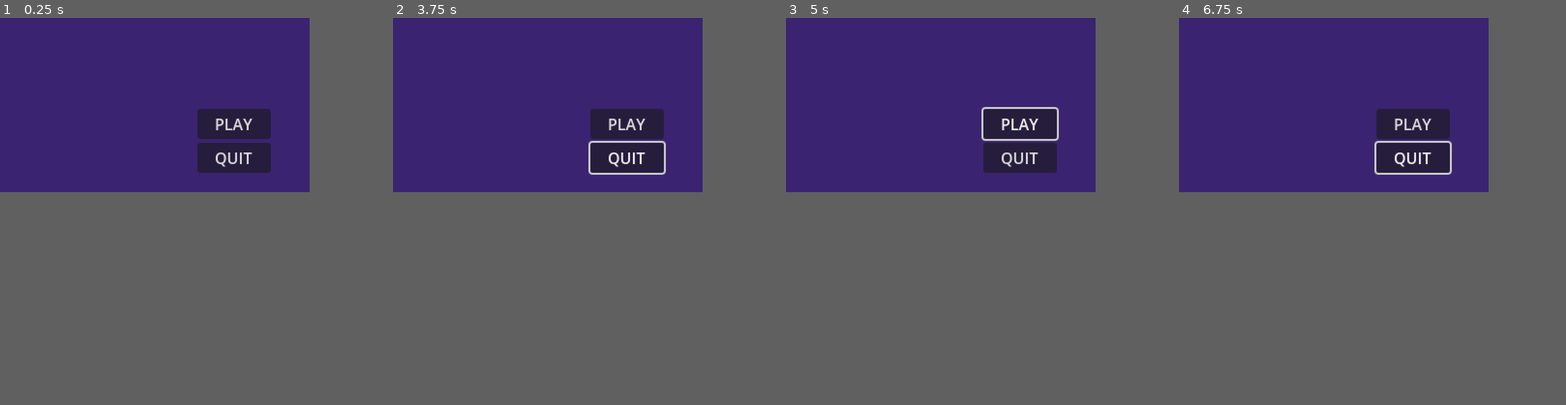
Above: before the commit, frames 1-4 (left to right).
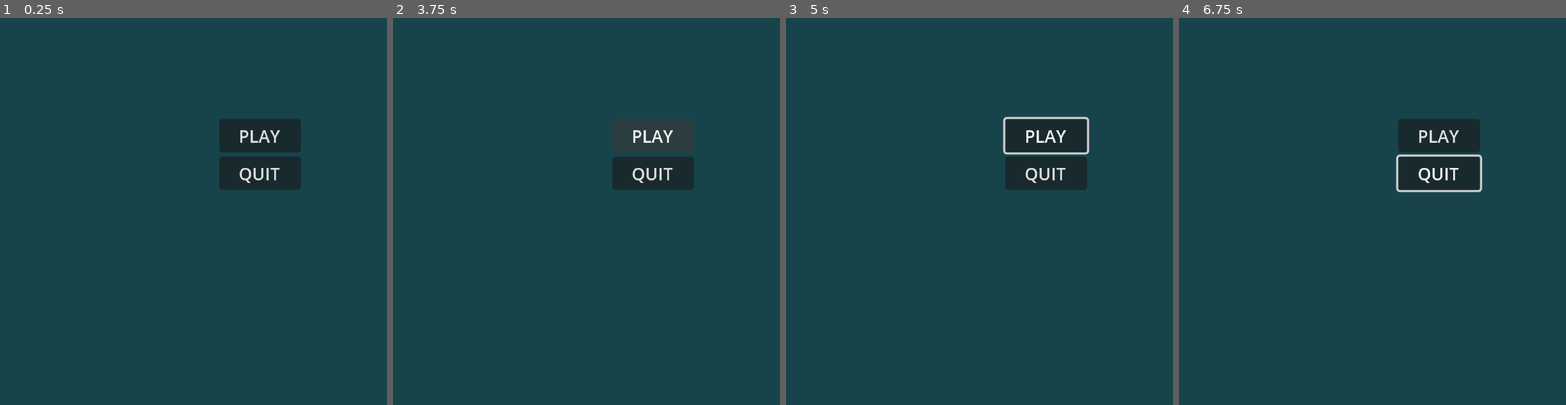
Above: after the commit, the same moments.

Repository: Mugule/LD60
Game: Godot game, scene res://Menu/main_menu.tscn
Two runs of this game, one before a commit and one after it. Both use one fixed random seed, a clock stepped at 60 frames per second and the inputs below.
Inputs (mouse positions are in pixels of both pictures, inside the frame that each line leads up to):
- Up to frame 1 (0.25 s): no input
- Up to frame 2 (3.75 s): click "PLAY" at 0.5 s; click "PLAY" at 1.25 s; tap Enter (ui_accept) at 2, 2.85, 3.02, 3.32 s; move the mouse to (617, 95) at 2.02 s; hold Right (ui_right) 2.03-2.78 s; hold Enter (ui_accept) 2.03-2.78 s; click (617, 95) at 2.1 s; move the mouse to (485, 114) at 2.77 s; hold Down (ui_down) 2.78-3.53 s; click (485, 114) at 3.05 s; move the mouse to (578, 68) at 3.52 s; hold Right (ui_right) from 3.53 s (still down); click (578, 68) at 3.6 s
- Up to frame 3 (5 s): move the mouse to (925, 137) at 4.27 s; release Right (ui_right) at 4.28 s; hold Up (ui_up) from 4.28 s (still down); click (925, 137) at 4.35 s
- Up to frame 4 (6.75 s): tap Enter (ui_accept) at 5, 6.02, 6.32, 6.5 s; move the mouse to (1426, 130) at 5.02 s; release Up (ui_up) at 5.03 s; hold Enter (ui_accept) 5.03-5.78 s; hold Left (ui_left) 5.03-6.53 s; move the mouse to (1240, 79) at 5.77 s; click (1240, 79) at 5.85 s; move the mouse to (1349, 103) at 6.52 s; hold Down (ui_down) from 6.53 s (still down); hold Enter (ui_accept) from 6.53 s (still down); click (1349, 103) at 6.6 s
In our replay, the window is 640x360 before the commit and 800x800 after it. These sizes can differ from the game's own. Grey fills any space a smaller window leaves; there, only what the larger window draws over its background counts as a difference.

The runs differ from the first frame. In frame 1, 35% of the frame differs, in the area x 0-80%, y 0-45%; in frame 2, 36%; in frame 3, 35%; in frame 4, 35%.

Commit message:
breakfast save

Diff:
--- /dev/null
+++ b/Global/morse.gd
@@ -0,0 +1,36 @@
+class_name Morse extends Node
+
+# I put this in Global to be acceded when I want. There is the morse and the
+# setting of the short and space time
+
+@export var short_time : float = 0.1
+@export var space_time : float = 0.7
+
+var letters : Dictionary = {
+	".-" : "A",
+	"-..." : "B",
+	"-.-." : "C",
+	"-.." : "D",
+	"." : "E",
+	"..-." : "F",
+	"--." : "G",
+	"...." : "H",
+	".." : "I",
+	".---" : "J",
+	"-.-" : "K",
+	".-.." : "L",
+	"--" : "M",
+	"-." : "N",
+	"---" : "O",
+	".--.": "P",
+	"--.-": "Q",
+	".-." : "R",
+	"..." : "S",
+	"-" : "T",
+	".._" : "U",
+	"...-" : "V",
+	".--" : "W",
+	"-..-" : "X",
+	"-.--" : "Y",
+	"--.." : "Z"
+	}
--- /dev/null
+++ b/Level/camera_2d.gd
@@ -0,0 +1,45 @@
+extends Camera2D
+
+var mouse_is_pressed : bool = true
+var origin_click : Vector2
+var origin_camera : Vector2
+var camera_speed : float = 254
+var limits : Rect2 = Rect2(-100,-100, 460, 460)
+
+var blocked : bool
+
+# I dont use limit of camera2D because I dont have time to watch tuto for it.
+
+# CAMERA MOVEMENT
+
+func _process(delta):
+	if !blocked :
+		if mouse_is_pressed :
+			var delta_pos : Vector2 = get_viewport().get_mouse_position() - origin_click
+			var p : Vector2 = origin_camera - delta_pos
+			global_position = p.clamp(limits.position, limits.end)
+		else :
+			var direction : Vector2 = Vector2.ZERO
+			if Input.is_action_pressed("ui_up"):
+				direction = Vector2.UP
+			elif Input.is_action_pressed("ui_down"):
+				direction = Vector2.DOWN
+			elif Input.is_action_pressed("ui_left"):
+				direction = Vector2.LEFT
+			elif Input.is_action_pressed("ui_right"):
+				direction = Vector2.RIGHT
+			var p : Vector2 = position + (direction * (delta * camera_speed))
+			global_position = p.clamp(limits.position, limits.end)
+
+func _input(_event):
+	if !blocked :
+		# MOVE by CLICK
+		if Input.is_action_just_pressed("mouse_click") :
+			mouse_is_pressed = true
+			origin_camera = global_position
+			origin_click = get_viewport().get_mouse_position()
+		elif Input.is_action_just_released("mouse_click") :
+			mouse_is_pressed = false
+	else :
+		if mouse_is_pressed :
+			mouse_is_pressed = false
--- /dev/null
+++ b/Level/level.tscn
@@ -0,0 +1,96 @@
+[gd_scene format=3 uid="uid://1jnr587qhn2e"]
+
+[ext_resource type="Script" uid="uid://dpk2rpsh5jtwy" path="res://Objects/hero.gd" id="1_o6mkr"]
+[ext_resource type="Script" uid="uid://b246giamxehvb" path="res://Level/camera_2d.gd" id="2_52x1o"]
+[ext_resource type="Texture2D" uid="uid://bm5i7b35nolvv" path="res://Aseprite/mockup/ui_base.png" id="2_uawph"]
+[ext_resource type="Texture2D" uid="uid://rpbk4xqjma7b" path="res://icon.svg" id="3_52x1o"]
+
+[node name="Level" type="Node2D" unique_id=675807826]
+
+[node name="Icon" type="Sprite2D" parent="." unique_id=1577655171]
+position = Vector2(13, 45)
+texture = ExtResource("3_52x1o")
+
+[node name="Icon2" type="Sprite2D" parent="." unique_id=2083715725]
+position = Vector2(349, 156)
+texture = ExtResource("3_52x1o")
+
+[node name="Camera2D" type="Camera2D" parent="." unique_id=486463483]
+position = Vector2(-30, 207)
+position_smoothing_speed = 1.0
+script = ExtResource("2_52x1o")
+
+[node name="SubViewport" type="CanvasLayer" parent="." unique_id=975054709]
+script = ExtResource("1_o6mkr")
+
+[node name="Sprite2D" type="TextureRect" parent="SubViewport" unique_id=1378025673]
+offset_left = 248.0
+offset_right = 360.0
+offset_bottom = 360.0
+texture = ExtResource("2_uawph")
+
+[node name="Main" type="Button" parent="SubViewport" unique_id=691284511]
+offset_left = 272.0
+offset_top = 324.0
+offset_right = 356.0
+offset_bottom = 355.0
+text = "MORSE"
+
+[node name="Inputs" type="Control" parent="SubViewport" unique_id=2003454982]
+layout_mode = 3
+anchors_preset = 0
+offset_right = 40.0
+offset_bottom = 40.0
+
+[node name="0" type="TextureRect" parent="SubViewport/Inputs" unique_id=844846978]
+layout_mode = 0
+offset_left = 271.0
+offset_top = 289.0
+offset_right = 298.0
+offset_bottom = 316.0
+
+[node name="RichTextLabel" type="RichTextLabel" parent="SubViewport/Inputs/0" unique_id=1049770330]
+layout_mode = 1
+anchors_preset = 15
+anchor_right = 1.0
+anchor_bottom = 1.0
+offset_top = 3.0
+offset_bottom = -3.0
+grow_horizontal = 2
+grow_vertical = 2
+theme_override_font_sizes/normal_font_size = 14
+text = "A"
+scroll_active = false
+horizontal_alignment = 1
+
+[node name="Timer" type="ColorRect" parent="SubViewport/Inputs/0" unique_id=1319288409]
+layout_mode = 1
+anchors_preset = 10
+anchor_right = 1.0
+offset_left = 2.0
+offset_top = 1.0
+offset_right = -2.0
+offset_bottom = 3.0
+grow_horizontal = 2
+
+[node name="Ti" type="ColorRect" parent="SubViewport/Inputs/0" unique_id=1980973788]
+layout_mode = 1
+anchors_preset = 2
+anchor_top = 1.0
+anchor_bottom = 1.0
+offset_left = 3.0
+offset_top = -5.0
+offset_right = 5.0
+offset_bottom = -3.0
+grow_vertical = 0
+
+[node name="Taah" type="ColorRect" parent="SubViewport/Inputs/0" unique_id=828859712]
+layout_mode = 1
+anchors_preset = 2
+anchor_top = 1.0
+anchor_bottom = 1.0
+offset_left = 7.0
+offset_top = -5.0
+offset_right = 13.0
+offset_bottom = -3.0
+grow_vertical = 0
--- a/Objects/hero.gd
+++ b/Objects/hero.gd
@@ -1,18 +1,40 @@
-extends Node2D
+extends Node
 
-const SPEED : float = 254
-
-
+# Measurements
+## Do the tititahtah
+var time_pressed : float = 0.0
+## Time when realesed and nothing happen
+var time_nothing : float = 0.0
+## Need to check if something will happen
+var nothing_check : bool = false
+# Final word
+var letter : String
 
 func _process(delta):
+	# Please do not use ui_accept in real game. I'm just a lazy boy
 
-	# X DIRECTION
-	var direction : float
-	# Please do not use ui_let in real game. I'm just a lazy boy
-	if Input.is_action_pressed("ui_left") :
-		direction = -1
-	elif Input.is_action_pressed("ui_right") :
-		direction = 1
-	position.x += delta * direction * SPEED
-
-	# Y DIRECTION
+	# PRESSED
+	if Input.is_action_just_released("ui_accept"):
+		nothing_check = true
+		# Add short or long
+		if time_pressed < MorseGlobal.short_time :
+			letter += "."
+		else :
+			letter += "-"
+		# Reset
+		time_pressed = 0.0
+	elif Input.is_action_pressed("ui_accept") :
+		time_pressed += delta
+	# SPACING
+	if nothing_check :
+		time_nothing += delta
+		# If spacing, say the word
+		if time_nothing > MorseGlobal.space_time :
+			nothing_check = false
+			if letter in MorseGlobal.letters :
+				print(MorseGlobal.letters[letter])
+			else :
+				print("?")
+			# Reset
+			letter = ''
+			time_nothing = 0.0
--- a/fun_zone/test_level.tscn
+++ /dev/null
@@ -1,23 +0,0 @@
-[gd_scene format=3 uid="uid://cjofhgaieoftu"]
-
-[ext_resource type="Texture2D" uid="uid://cf4shcf2gapuh" path="res://Aseprite/mockup/floor.png" id="1_j2nlp"]
-[ext_resource type="Texture2D" uid="uid://cassm2qq4kfcr" path="res://Aseprite/mockup/hero.png" id="2_80i2q"]
-[ext_resource type="Script" uid="uid://dpk2rpsh5jtwy" path="res://Objects/hero.gd" id="2_okx3d"]
-
-[node name="TestLevel" type="Node2D" unique_id=229571396]
-
-[node name="ColorRect" type="ColorRect" parent="." unique_id=1045232199]
-offset_right = 320.0
-offset_bottom = 180.0
-color = Color(0.101960786, 0.03529412, 0.2, 1)
-
-[node name="Sprite2D" type="Sprite2D" parent="." unique_id=479022456]
-position = Vector2(160, 167)
-texture = ExtResource("1_j2nlp")
-
-[node name="Hero" type="Node2D" parent="." unique_id=1826316554]
-position = Vector2(100, 146)
-script = ExtResource("2_okx3d")
-
-[node name="Sprite2D" type="Sprite2D" parent="Hero" unique_id=1023091244]
-texture = ExtResource("2_80i2q")
--- a/project.godot
+++ b/project.godot
@@ -15,12 +15,24 @@
 config/features=PackedStringArray("4.6", "GL Compatibility")
 config/icon="res://icon.svg"
 
+[autoload]
+
+MorseGlobal="*uid://t8e43fwojy3j"
+
 [display]
 
-window/size/viewport_width=320
-window/size/viewport_height=180
-window/stretch/mode="viewport"
+window/size/viewport_width=360
+window/size/viewport_height=360
+window/stretch/mode="canvas_items"
 window/stretch/scale_mode="integer"
+
+[input]
+
+mouse_click={
+"deadzone": 0.2,
+"events": [Object(InputEventMouseButton,"resource_local_to_scene":false,"resource_name":"","device":-1,"window_id":0,"alt_pressed":false,"shift_pressed":false,"ctrl_pressed":false,"meta_pressed":false,"button_mask":0,"position":Vector2(0, 0),"global_position":Vector2(0, 0),"factor":1.0,"button_index":1,"canceled":false,"pressed":false,"double_click":false,"script":null)
+]
+}
 
 [physics]
 
@@ -32,4 +44,4 @@
 rendering_device/driver.windows="d3d12"
 renderer/rendering_method="gl_compatibility"
 renderer/rendering_method.mobile="gl_compatibility"
-environment/defaults/default_clear_color=Color(0.22745098, 0.13725491, 0.4392157, 1)
+environment/defaults/default_clear_color=Color(0.09019608, 0.2627451, 0.29411766, 1)
Binary file added: Aseprite/mockup/concept.aseprite
Binary file removed: Aseprite/mockup/eni.png
Not shown, removed: Aseprite/mockup/eni.png.import
Binary file changed: Aseprite/mockup/first-mockup.aseprite
Binary file removed: Aseprite/mockup/floor.png
Binary file removed: Aseprite/mockup/hero.png
Binary file added: Aseprite/mockup/ui_base.png
Not shown, changed: Aseprite/mockup/ui_base.png.import
Binary file added: Aseprite/na16-1x.png
Not shown, changed: Aseprite/na16-1x.png.import
Not shown, added: Global/morse.gd.uid
Not shown, added: Level/camera_2d.gd.uid
(and 1 more such lines)
